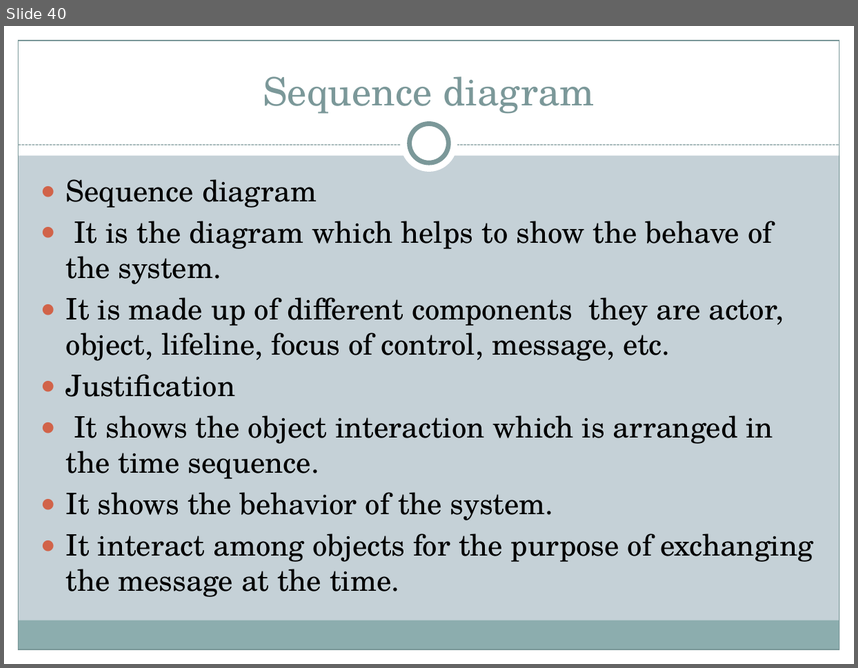
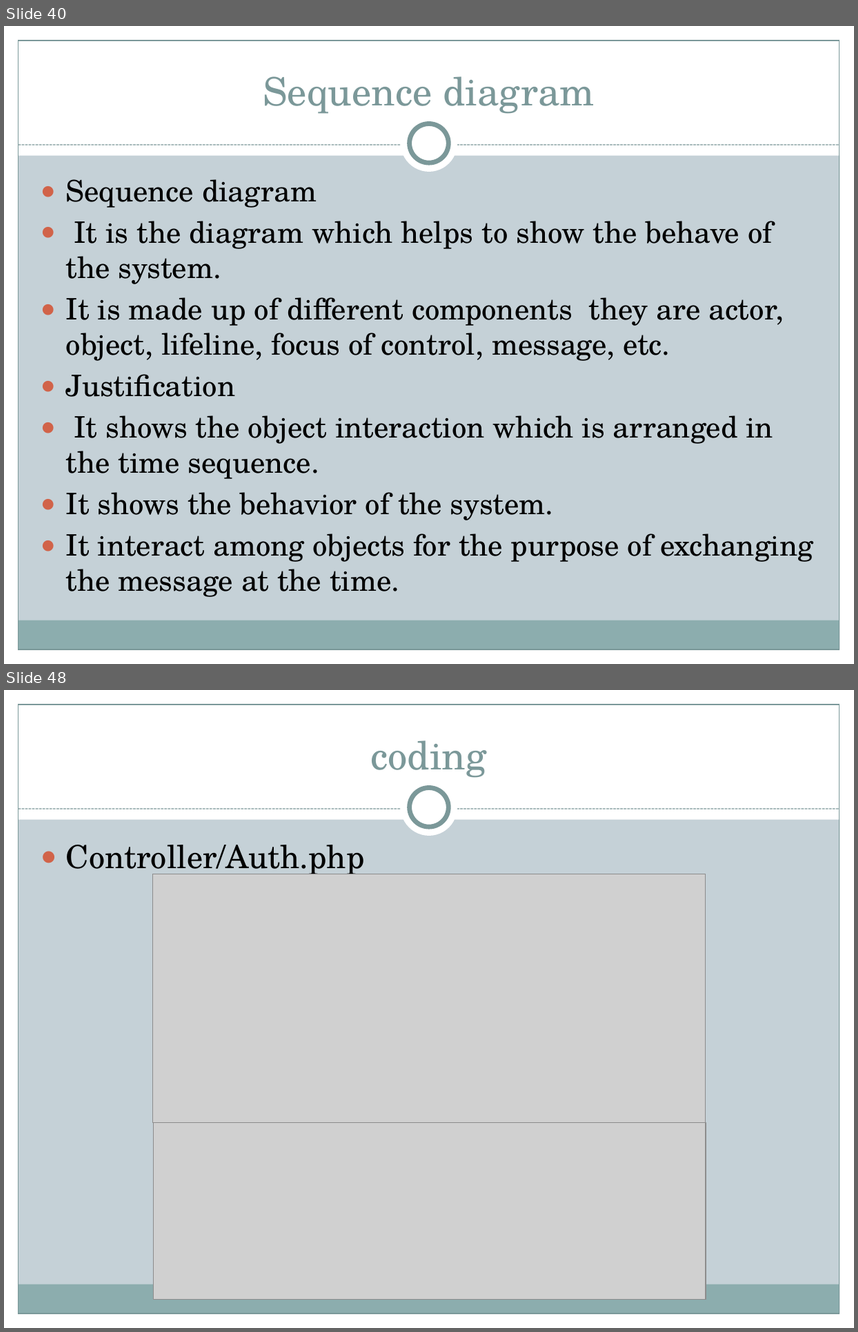
Before and after one commit to mandiratamang/SMS, a slide deck: implementation/pp of sms.pptx. Shown one above the other, each under a label of ours: slide 40 before the commit, slides 40 and 48 after it; the slides between them are not shown. The pictures are 858x668 and 858x1332 pixels, drawn with LibreOffice and Linux fonts; fonts in the diff are those of the drawing; grey boxes stand for pictures. Boxes give left, top, right and bottom in pixels: in the first picture for what was removed or moved away, otherwise in the second. Text is boxed around its words. In the diff, an @@ line names an element or a change of style, - is before the commit and + after.

```diff
--- a/implementation/pp of sms.pptx
+++ b/implementation/pp of sms.pptx
@@ slide 48 added at (4,690,854,1328), background #C5D1D7; not listed: 9 template elements that a slide beside it also shows @@
@@ title added at (370,740,486,778), 33 pt, text #7C999A @@
+coding
@@ text added at (66,845,365,878), 27 pt, text #000000 @@
+● Controller/Auth.php
@@ picture added at (153,874,705,1123) @@
@@ picture added at (154,1122,706,1299) @@
```
Also in this commit, not shown: 18 slides changed, 11 other slides added, 12 slides removed, 8 other files.
